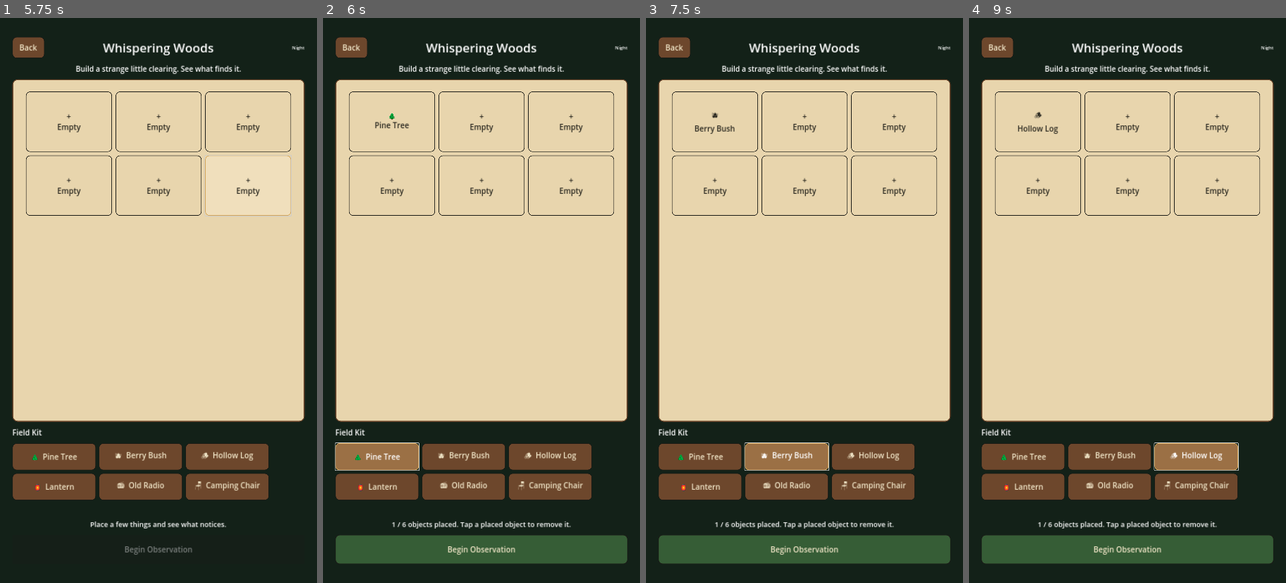
Above: before the commit, frames 1-4 (left to right).
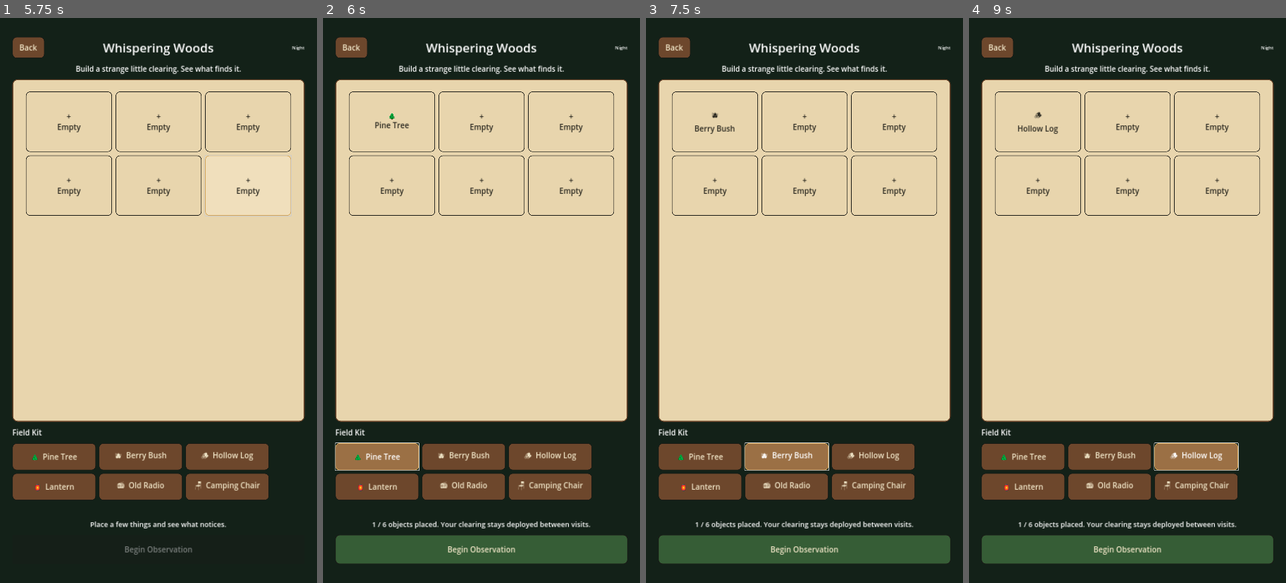
Above: after the commit, the same moments.

Repository: rabine707/cryptid-camp
Game: Godot game, scene res://scenes/main/main.tscn
Same seed, same stepped clock (60 frames per second), same inputs: the game is played once before the commit and once after it.
Inputs:
- Up to frame 1 (5.75 s): click "🌲 Whispering Woods" at 0.5 s; click "+ Empty" at 1.25 s; click "+ Empty" at 2 s; click "+ Empty" at 2.75 s; click "+ Empty" at 3.5 s; click "+ Empty" at 4.25 s; click "+ Empty" at 5 s
- Up to frame 2 (6 s): click "🌲 Pine Tree" at 5.75 s
- Up to frame 3 (7.5 s): click "🌲 Pine Tree" at 6.5 s; click "🫐 Berry Bush" at 7.25 s
- Up to frame 4 (9 s): click "🫐 Berry Bush" at 8 s; click "🪵 Hollow Log" at 8.75 s

Frame 1 is identical in both runs. In frame 2, 0.4% of the frame differs, in the area x 15-85%, y 89-91%; in frame 3, 0.4%; in frame 4, 0.4%.

Commit message:
Improve Beans testing and repeat visits

Diff:
--- a/scripts/lure_sites/whispering_woods.gd
+++ b/scripts/lure_sites/whispering_woods.gd
@@ -3,24 +3,10 @@
 const OBJECTS_PATH := "res://data/lure_objects.json"
 const CRYPTIDS_PATH := "res://data/cryptids.json"
 const MAX_OBJECTS := 6
-
-const STARTER_OBJECTS := [
-	"pine_tree",
-	"berry_bush",
-	"hollow_log",
-	"lantern",
-	"old_radio",
-	"camping_chair"
-]
-
+const STARTER_OBJECTS := ["pine_tree", "berry_bush", "hollow_log", "lantern", "old_radio", "camping_chair"]
 const ICONS := {
-	"pine_tree": "🌲",
-	"berry_bush": "🫐",
-	"hollow_log": "🪵",
-	"lantern": "🏮",
-	"old_radio": "📻",
-	"camping_chair": "🪑",
-	"trail_camera": "📷"
+	"pine_tree": "🌲", "berry_bush": "🫐", "hollow_log": "🪵",
+	"lantern": "🏮", "old_radio": "📻", "camping_chair": "🪑", "trail_camera": "📷"
 }
 
 var object_defs: Dictionary = {}
@@ -37,6 +23,7 @@
 	rng.randomize()
 	object_defs = _load_json(OBJECTS_PATH)
 	cryptid_defs = _load_json(CRYPTIDS_PATH)
+	placed_objects = GameState.get_lure_objects()
 	$Margin/VBox/Header/Back.pressed.connect(_go_back)
 	observe_button.pressed.connect(_begin_observation)
 	CampStyle.button($Margin/VBox/Header/Back, "wood")
@@ -78,12 +65,14 @@
 		status.text = "The clearing is full. Tap an object above to pack it up."
 		return
 	placed_objects.append(object_id)
+	GameState.set_lure_objects(placed_objects)
 	_refresh()
 
 func _remove_from_slot(index: int) -> void:
 	if index >= placed_objects.size():
 		return
 	placed_objects.remove_at(index)
+	GameState.set_lure_objects(placed_objects)
 	_refresh()
 
 func _refresh() -> void:
@@ -98,17 +87,12 @@
 	if placed_objects.is_empty():
 		status.text = "Place a few things and see what notices."
 	else:
-		status.text = "%d / %d objects placed. Tap a placed object to remove it." % [placed_objects.size(), MAX_OBJECTS]
+		status.text = "%d / %d objects placed. Your clearing stays deployed between visits." % [placed_objects.size(), MAX_OBJECTS]
 
 func _begin_observation() -> void:
 	var scores: Dictionary = {}
 	for cryptid_id in cryptid_defs:
-		scores[cryptid_id] = Attraction.score(
-			cryptid_defs[cryptid_id],
-			placed_objects,
-			object_defs,
-			{"is_night": true}
-		)
+		scores[cryptid_id] = Attraction.score(cryptid_defs[cryptid_id], placed_objects, object_defs, {"is_night": true})
 	var visitor := Observation.choose_visitor(scores, rng)
 	var events := Observation.generate_events(visitor, rng)
 	TrailCamSession.events = events
